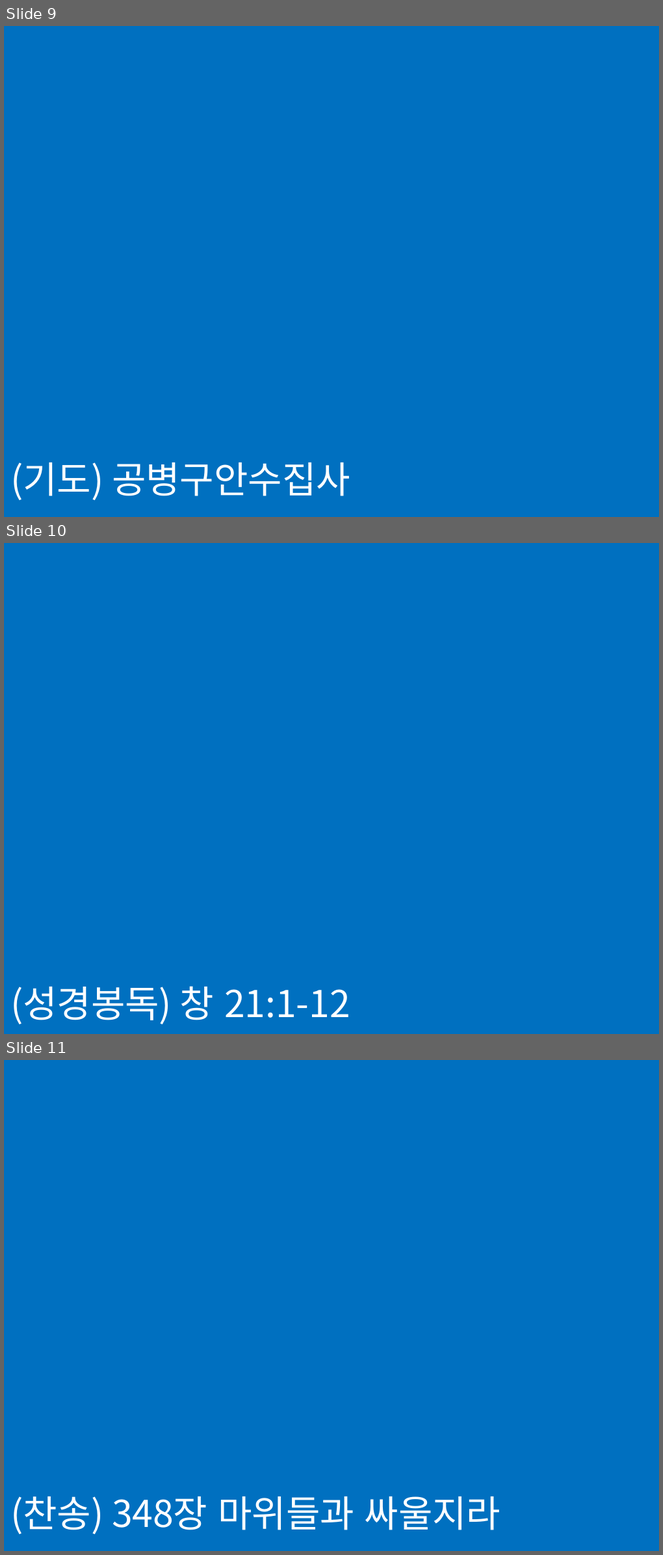
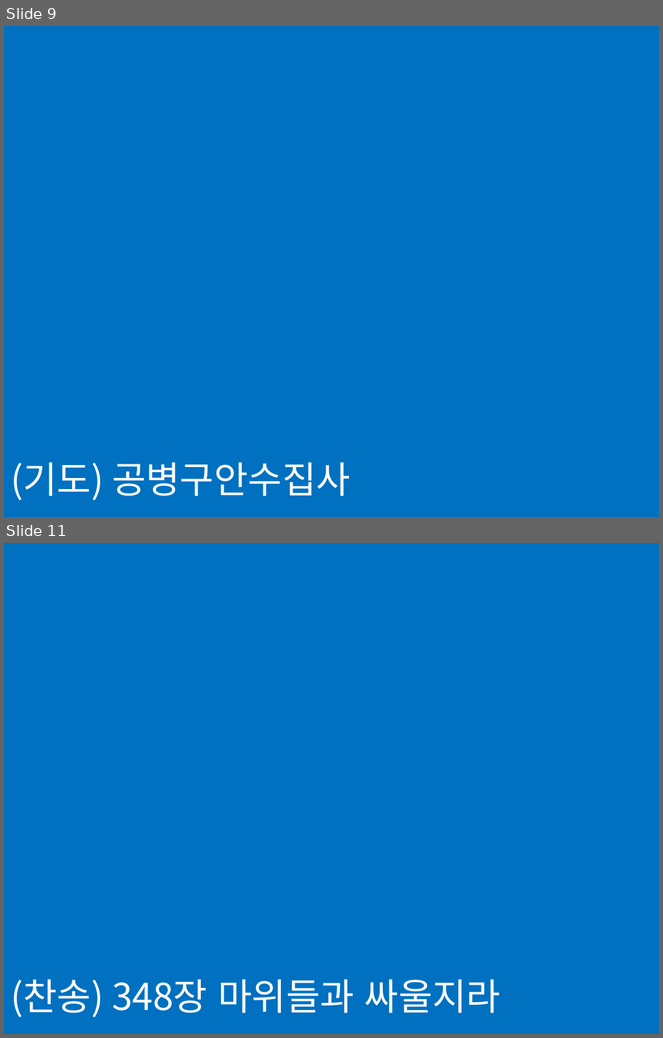
Before and after one commit to sumannam/osanskc, a slide deck: caption.pptx. Shown one above the other, each under a label of ours: slides 9, 10 and 11 before the commit, slides 9 and 11 after it; the slides between them are not shown. The pictures are 663x1555 and 663x1038 pixels, drawn with LibreOffice and Linux fonts; fonts in the diff are those of the drawing. Boxes give left, top, right and bottom in pixels: in the first picture for what was removed or moved away, otherwise in the second. Text is boxed around its words. In the diff, an @@ line names an element or a change of style, - is before the commit and + after.

```diff
--- a/caption.pptx
+++ b/caption.pptx
@@ slide 10 removed at [4,543,659,1034], background #0070C0 @@
@@ text removed at [10,986,350,1025] @@
-(성경봉독) 창 21:1-12
```
Also in this commit, not shown: 1 slide changed, 1 slide added, 6 other files.
